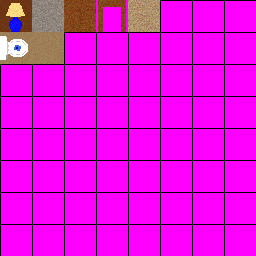
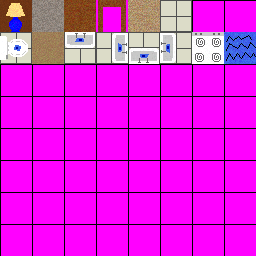
Comparing the layer stacks of the two w=256, h=256 images. Changes:
painted on "Background" over [0, 0, 256, 64]
